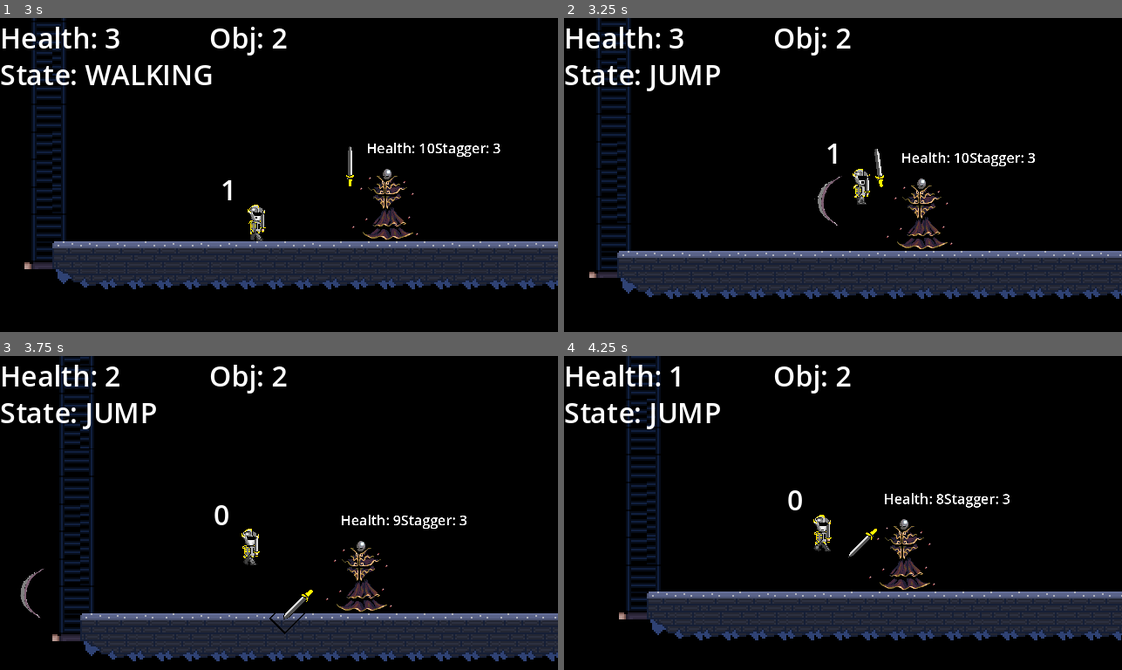
Above: before the commit, frames 1-4 (two rows, left to right).
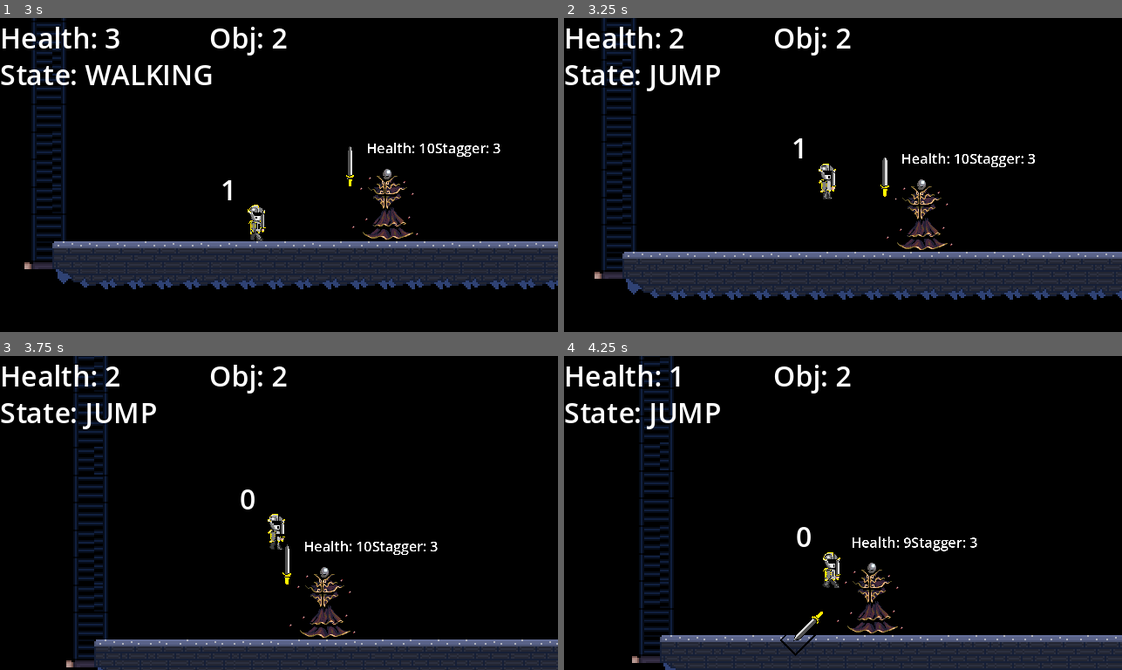
Above: after the commit, the same moments.

Repository: bermuda-ix/GODOT_PROJECTS
Game: Godot game, scene res://levels/boss_test.tscn
Same seed, same stepped clock (60 frames per second), same inputs: the game is played once before the commit and once after it. This scene is started directly instead of the project's main scene.
Inputs (mouse positions are in pixels of both pictures, inside the frame that each line leads up to):
- Up to frame 1 (3 s): tap Enter (ui_accept) at 0.5 s; move the mouse to (401, 159) at 0.52 s; press the mouse at (401, 159) at 0.53 s; hold Right (ui_right) 0.53-2.03 s; tap Space (jump) at 0.77, 0.8, 1.07, 1.35, 1.52, 1.82, 2.3 s; move the mouse to (167, 190) at 1.27 s; release the mouse at (167, 190) at 1.28 s; click (167, 190) at 1.55 s; move the mouse to (334, 105) at 2.02 s; hold Left (ui_left) 2.03-2.78 s; tap Ctrl (Dodge) at 2.1 s; move the mouse to (251, 237) at 2.77 s; hold Right (ui_right) from 2.78 s (still down); click (251, 237) at 2.85 s
- Up to frame 2 (3.25 s): keep holding Right (ui_right); tap Space (jump) at 3.02 s
- Up to frame 3 (3.75 s): keep holding Right (ui_right); tap Space (jump) at 3.32 s; move the mouse to (446, 560) at 3.52 s; tap E (parry) at 3.6 s
- Up to frame 4 (4.25 s): keep holding Right (ui_right); tap Space (jump) at 3.77, 3.8, 4.07 s

Frame 1 is identical in both runs. In frame 2, 5.2% of the frame differs, in the area x 4-100%, y 0-90%; in frame 3, 18%; in frame 4, 25%, in the area x 9-100%, y 0-100%.

Commit message:
Added bullet damage, bugfix boss AI

Diff:
--- a/FirstProj/MainProjFolder/Component/project_template.tscn
+++ b/FirstProj/MainProjFolder/Component/project_template.tscn
@@ -1,6 +1,8 @@
 [gd_scene format=3 uid="uid://6w7fy3t1fhcg"]
 
 [node name="ProjectTemplate" type="Area2D"]
+collision_layer = 8
+collision_mask = 128
 
 [node name="AnimatedSprite2D" type="AnimatedSprite2D" parent="."]
 
--- a/FirstProj/MainProjFolder/Component/wave_projectile.gd
+++ b/FirstProj/MainProjFolder/Component/wave_projectile.gd
@@ -7,10 +7,11 @@
 var spawnRot : float
 
 
-
 # Called when the node enters the scene tree for the first time.
 func _ready():
 	set_as_top_level(true)
+	connect("area_entered", _char_hit)
+
 
 	global_position = spawnPos
 	global_rotation = spawnRot
@@ -23,6 +24,7 @@
 	position += dir * SPEED * delta
 	rotation = spawnRot
 
+
 func set_speed(value: float):
 	SPEED=value
 
@@ -32,3 +34,11 @@
 
 func _on_visible_on_screen_enabler_2d_screen_exited():
 	queue_free()
+
+func _char_hit(hitbox : HitBox):
+	if hitbox != null:
+		queue_free()
+
+func _on_area_entered(area):
+	if area.get_collision_layer() == 128:
+		queue_free()
--- a/FirstProj/MainProjFolder/Component/wave_projectile.tscn
+++ b/FirstProj/MainProjFolder/Component/wave_projectile.tscn
@@ -15,7 +15,8 @@
 "speed": 5.0
 }]
 
-[node name="WaveProjectile" instance=ExtResource("1_1n2vr")]
+[node name="WaveProjectile" groups=["bullet"] instance=ExtResource("1_1n2vr")]
+collision_mask = 130
 script = ExtResource("2_v7xoe")
 
 [node name="AnimatedSprite2D" parent="." index="0"]
@@ -23,13 +24,13 @@
 scale = Vector2(0.0879688, 0.0983333)
 sprite_frames = SubResource("SpriteFrames_bv02r")
 
-[node name="CollisionShape2D" parent="." index="1" groups=["hostile_projectile"]]
+[node name="CollisionShape2D" parent="." index="1"]
 position = Vector2(7.5625, 11.7503)
 scale = Vector2(1.6875, 1.79934)
 polygon = PackedVector2Array(-5.66667, -8.19762, -2.11111, -5.97459, 0.259259, -2.64004, -0.333333, 2.91755, -3, 6, -5.07407, 7.91938, -2.7037, 6.80786, -0.333333, 5.14059, 1.44444, 2.91755, 2.62963, -0.97276, 1.44444, -3.75155, -0.333333, -5.97459, -2.7037, -7.08611)
-disabled = true
 
 [node name="VisibleOnScreenEnabler2D" parent="." index="2"]
 position = Vector2(24, -5)
 
+[connection signal="area_entered" from="." to="." method="_on_area_entered"]
 [connection signal="screen_exited" from="VisibleOnScreenEnabler2D" to="." method="_on_visible_on_screen_enabler_2d_screen_exited"]
--- a/FirstProj/MainProjFolder/chars/boss_enemy.gd
+++ b/FirstProj/MainProjFolder/chars/boss_enemy.gd
@@ -60,6 +60,8 @@
 var attack_combo : int = 1
 var atk_anim : String = "attack_1"
 
+var state
+
 # Get the gravity from the project settings to be synced with RigidBody nodes.
 var gravity = ProjectSettings.get_setting("physics/2d/default_gravity")
 
@@ -72,7 +74,7 @@
 	FLEE
 }
 
-var current_state = States.CHASE
+var current_state = States.FLEE
 var prev_state = States.CHASE
 
 func _ready():
@@ -85,6 +87,7 @@
 	turret.setup()
 	turret_body.visible=false
 	flee_timer.stop()
+
 
 
 func _process(_delta):
@@ -121,6 +124,7 @@
 	var s = stagger.get_stagger()
 
 	hb_sb.text=str("Health: ",h,"Stagger: ",s )
+	#hb_sb.text=str("State: ", state)
 	#if flee_timer.is_stopped():
 		#light_attack=false
 
@@ -231,7 +235,7 @@
 
 
 func set_state(cur_state, new_state) -> void:
-	var state
+
 	if(cur_state == new_state):
 		pass
 	#elif new_state==States.ATTACK and cur_state==States.JUMP:
@@ -244,10 +248,10 @@
 		match current_state:
 			States.ATTACK:
 				state="ATTACK"
-
+				animation_player.speed_scale = 1
 				attacking=true
 			States.CHASE:
-
+				print("chasing")
 				#hb_collison.disabled=false
 				#turret.shoot_timer.paused=true
 				#turret.shoot_timer.start(3)
@@ -266,8 +270,7 @@
 					current_speed = jump_speed
 			States.PARRY:
 				hb_collison.disabled=true
-			States.ATTACK:
-				animation_player.speed_scale = 1
+
 			States.FLEE:
 				flee_timer.start()
 				#turret.shoot_timer.paused=false
@@ -280,6 +283,7 @@
 func _on_attack_range_body_entered(body):
 	if parried != true:
 		print("attack in range")
+		turret.shoot_timer.paused=true
 		set_state(current_state, States.ATTACK)
 		attack_type = randi() % attack_type_range
 		print(attack_type)
@@ -302,10 +306,11 @@
 			#hb_collison.disabled=true
 			await animation_player.animation_finished
 
+		print("attack finished")
 		set_state(prev_state, States.CHASE)
 		#hb_collison.disabled=false
 		attacking=false
-
+		turret.shoot_timer.paused=false
 
 
 func _on_hit_box_parried():
@@ -340,6 +345,7 @@
 
 func _on_stagger_staggered():
 	parried = true
+	turret.shoot_timer.paused=true
 	current_state=States.PARRY
 	print("PARRIED")
 	flee_timer.stop()
@@ -374,3 +380,4 @@
 
 func _on_parry_timer_timeout():
 	set_state(current_state, prev_state)
+	turret.shoot_timer.paused=false
--- a/FirstProj/MainProjFolder/pc.gd
+++ b/FirstProj/MainProjFolder/pc.gd
@@ -503,6 +503,18 @@
 	velocity.y=movement_data.jump_velocity/2
 	velocity.x = movement_data.speed + knockback.x
 
+func _on_hurt_box_area_entered(area):
+	if area.is_in_group("bullet"):
+		knockback.x = -350
+		kb_dir=global_position.direction_to(area.global_position)
+		#print("knockback")
+		kb_dir=round(kb_dir)
+		#print(kb_dir.x, " ", knockback)
+		knockback.x = kb_dir.x * knockback.x
+		velocity.y=movement_data.jump_velocity/2
+		velocity.x = movement_data.speed + knockback.x
+		health.health -= 1
+
 
 #Setting starting positions for level starts and checkpoints
 func get_start_pos():
--- a/FirstProj/MainProjFolder/pc.tscn
+++ b/FirstProj/MainProjFolder/pc.tscn
@@ -825,5 +825,6 @@
 [connection signal="health_depleted" from="Health" to="." method="_on_health_health_depleted"]
 [connection signal="area_entered" from="HazardDetector" to="." method="_on_hazard_detector_area_entered"]
 [connection signal="animation_finished" from="AnimationPlayer" to="." method="_on_animation_player_animation_finished"]
+[connection signal="area_entered" from="HurtBox" to="." method="_on_hurt_box_area_entered"]
 [connection signal="got_hit" from="HurtBox" to="." method="_on_hurt_box_got_hit"]
 [connection signal="received_damage" from="HurtBox" to="." method="_on_hurt_box_received_damage"]
